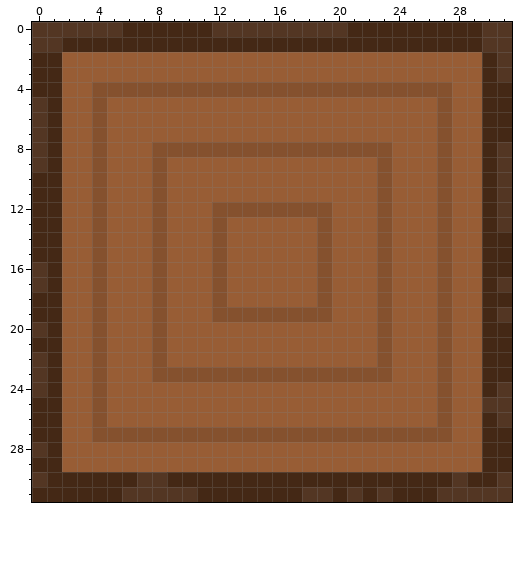
A pixel-art sprite gets an edit: Panda project/models/textures/png/log-4.png. Above, as it was before the edit.
The file is 32x32 pixels.
The same view after the edit:
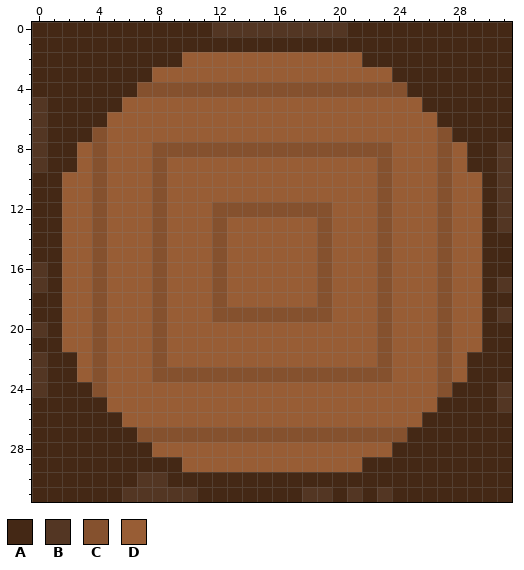
Palette (. is transparent): A #442815  B #533623  C #85512e  D #985d35
Difference:
{"y":0,"x":0,"old":"BBBBBB","new":"AAAAAA"}
{"y":0,"x":30,"old":"BB","new":"AA"}
{"y":1,"x":0,"old":"BB","new":"AA"}
{"y":1,"x":30,"old":"BB","new":"AA"}
{"y":2,"x":2,"old":"DDDDDDDD","new":"AAAAAAAA"}
{"y":2,"x":22,"old":"DDDDDDDD","new":"AAAAAAAA"}
{"y":2,"x":31,"old":"B","new":"A"}
{"y":3,"x":2,"old":"DDDDDD","new":"AAAAAA"}
{"y":3,"x":24,"old":"DDDDDD","new":"AAAAAA"}
{"y":3,"x":31,"old":"B","new":"A"}
{"y":4,"x":2,"old":"DDCCC","new":"AAAAA"}
{"y":4,"x":25,"old":"CCCDD","new":"AAAAA"}
{"y":5,"x":2,"old":"DDCD","new":"AAAA"}
{"y":5,"x":26,"old":"DCDD","new":"AAAA"}
{"y":6,"x":2,"old":"DDC","new":"AAA"}
{"y":6,"x":27,"old":"CDD","new":"AAA"}
{"y":7,"x":2,"old":"DD","new":"AA"}
{"y":7,"x":28,"old":"DD","new":"AA"}
{"y":8,"x":2,"old":"D","new":"A"}
{"y":8,"x":29,"old":"D","new":"A"}
{"y":9,"x":2,"old":"D","new":"A"}
{"y":9,"x":29,"old":"D","new":"A"}
{"y":22,"x":2,"old":"D","new":"A"}
{"y":22,"x":29,"old":"D","new":"A"}
{"y":23,"x":2,"old":"D","new":"A"}
{"y":23,"x":29,"old":"D","new":"A"}
{"y":24,"x":2,"old":"DD","new":"AA"}
{"y":24,"x":28,"old":"DD","new":"AA"}
{"y":25,"x":2,"old":"DDC","new":"AAA"}
{"y":25,"x":27,"old":"CDDB","new":"AAAA"}
{"y":26,"x":2,"old":"DDCD","new":"AAAA"}
{"y":26,"x":26,"old":"DCDD","new":"AAAA"}
{"y":26,"x":31,"old":"B","new":"A"}
{"y":27,"x":2,"old":"DDCCC","new":"AAAAA"}
{"y":27,"x":25,"old":"CCCDD","new":"AAAAA"}
{"y":28,"x":0,"old":"B","new":"A"}
{"y":28,"x":2,"old":"DDDDDD","new":"AAAAAA"}
{"y":28,"x":24,"old":"DDDDDD","new":"AAAAAA"}
{"y":29,"x":2,"old":"DDDDDDDD","new":"AAAAAAAA"}
{"y":29,"x":22,"old":"DDDDDDDD","new":"AAAAAAAA"}
{"y":30,"x":0,"old":"B","new":"A"}
{"y":30,"x":28,"old":"B","new":"A"}
{"y":30,"x":31,"old":"B","new":"A"}
{"y":31,"x":27,"old":"BBBBB","new":"AAAAA"}
{"label":"changed","picture_box":[32,22,182,172]}
{"label":"changed","picture_box":[362,22,512,172]}
{"label":"changed","picture_box":[32,352,182,487]}
{"label":"changed","picture_box":[362,352,512,502]}
